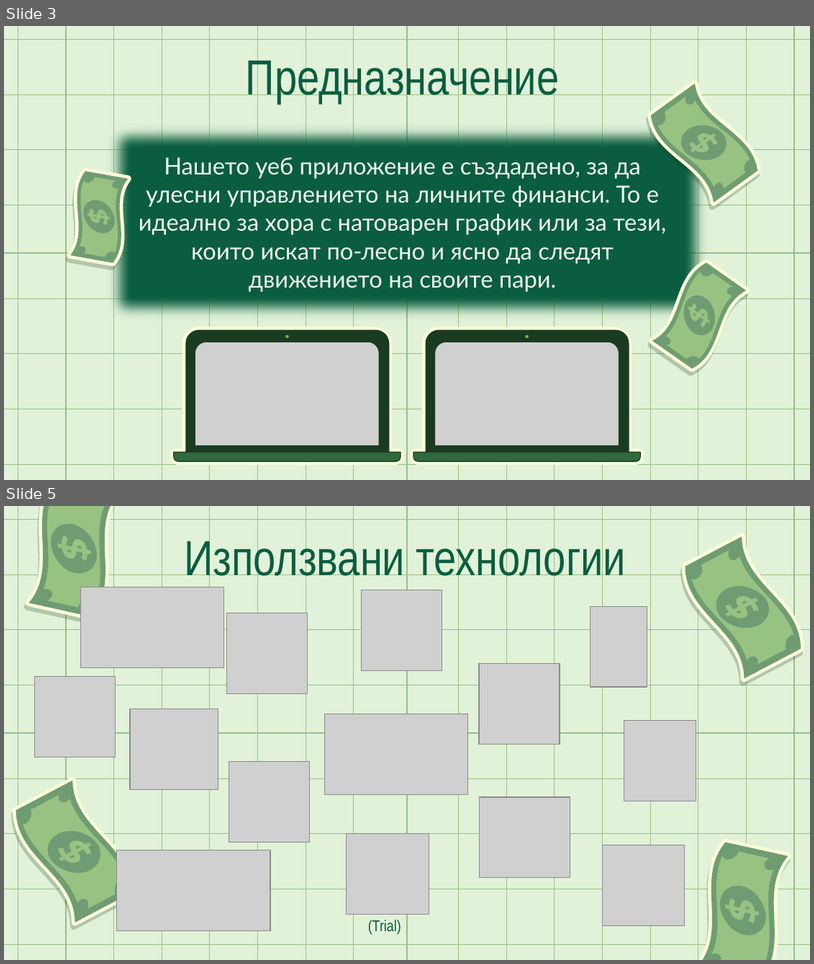
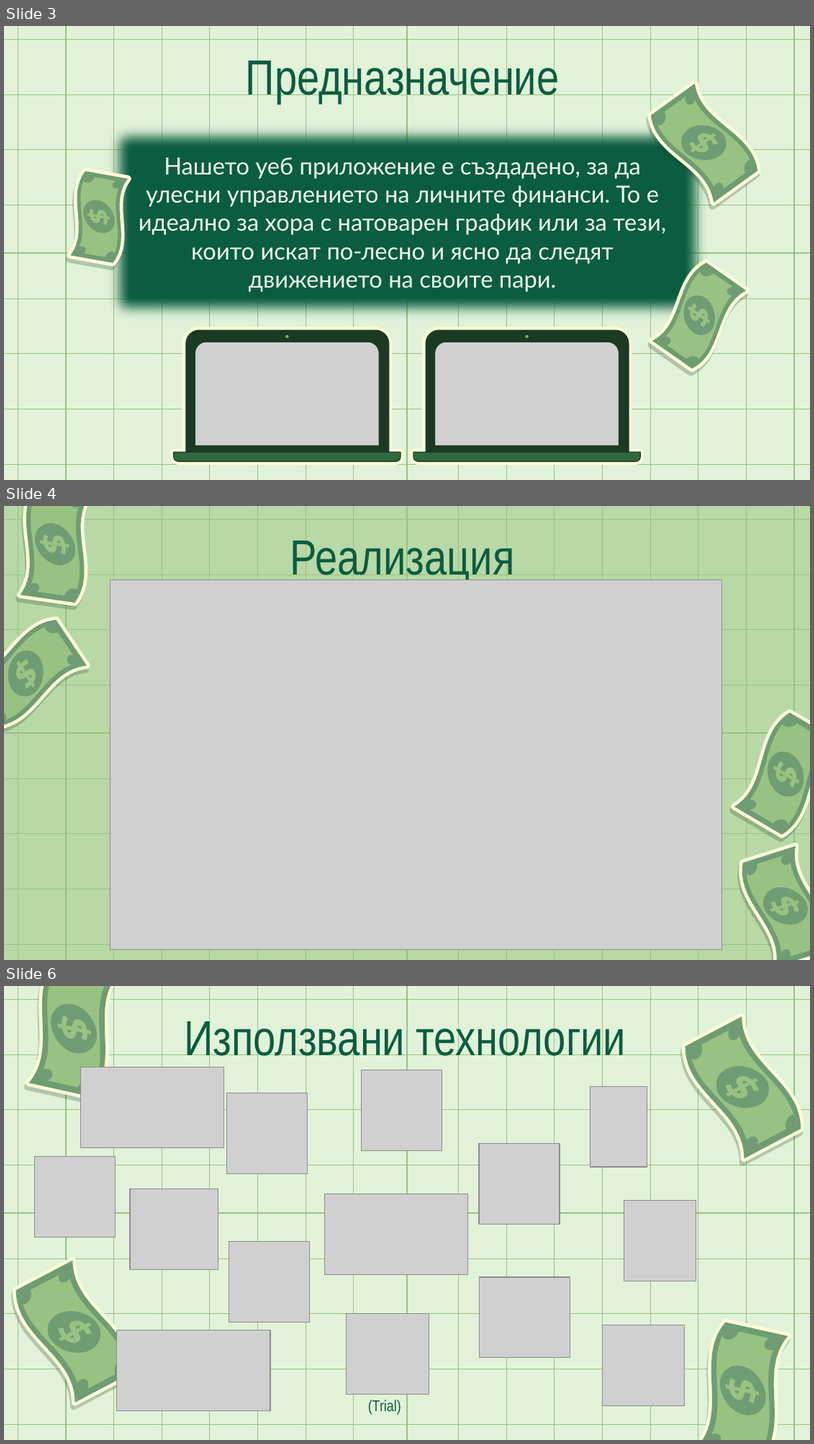
Before and after one commit to velislav088/TimeWallet, a slide deck: TimeWallet(Assets)/TimeWallet(презентация).pptx. Shown one above the other, each under a label of ours: slides 3 and 5 before the commit, slides 3, 4 and 6 after it; the slides between them are not shown. The pictures are 814x964 and 814x1444 pixels, drawn with LibreOffice and Linux fonts; fonts in the diff are those of the drawing; grey boxes stand for pictures. Boxes give left, top, right and bottom in pixels: in the first picture for what was removed or moved away, otherwise in the second. Text is boxed around its words. In the diff, an @@ line names an element or a change of style, - is before the commit and + after.

```diff
--- a/TimeWallet(Assets)/TimeWallet(презентация).pptx
+++ b/TimeWallet(Assets)/TimeWallet(презентация).pptx
@@ slide 4 added at (4,506,810,960), background #B8D8A6; not listed: 52 template elements that a slide beside it also shows @@
@@ text added at (291,541,515,584), 44 pt, text #0A5D40 @@
+Реализация
@@ group added at (4,506,111,613): 8 freeform shapes @@
@@ picture added at (111,579,723,950) @@
@@ group added at (4,614,95,733): 8 freeform shapes @@
@@ group added at (718,703,810,843): 8 freeform shapes @@
@@ group added at (739,843,810,960): 8 freeform shapes @@
@@ what was slide 5 is now slide 6 @@
```
Also in this commit, not shown: 1 slide changed, 2 other files.
